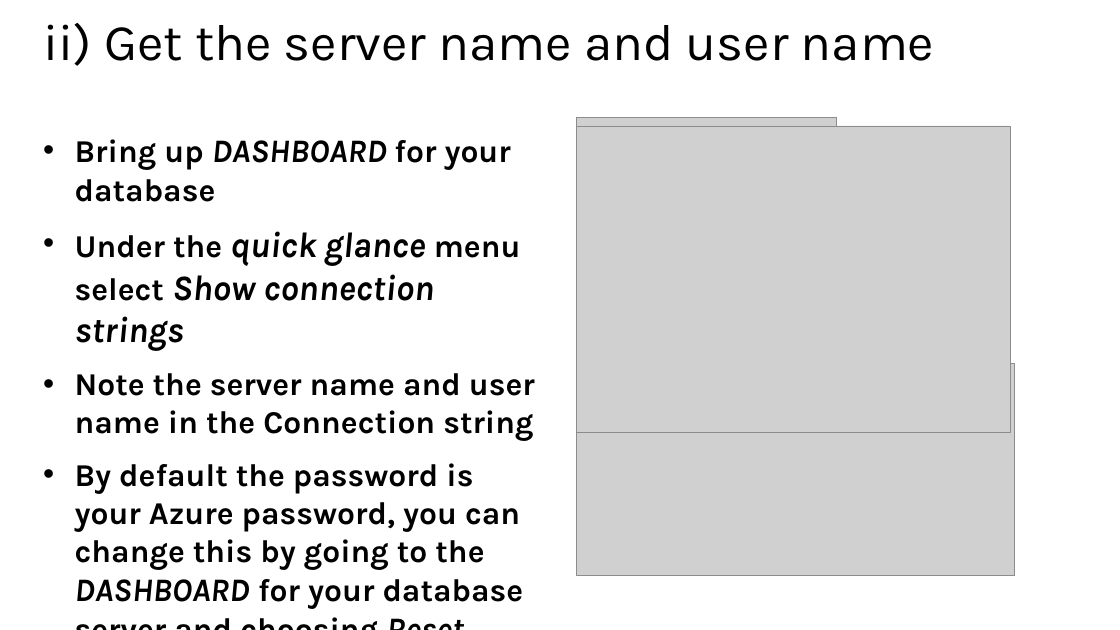
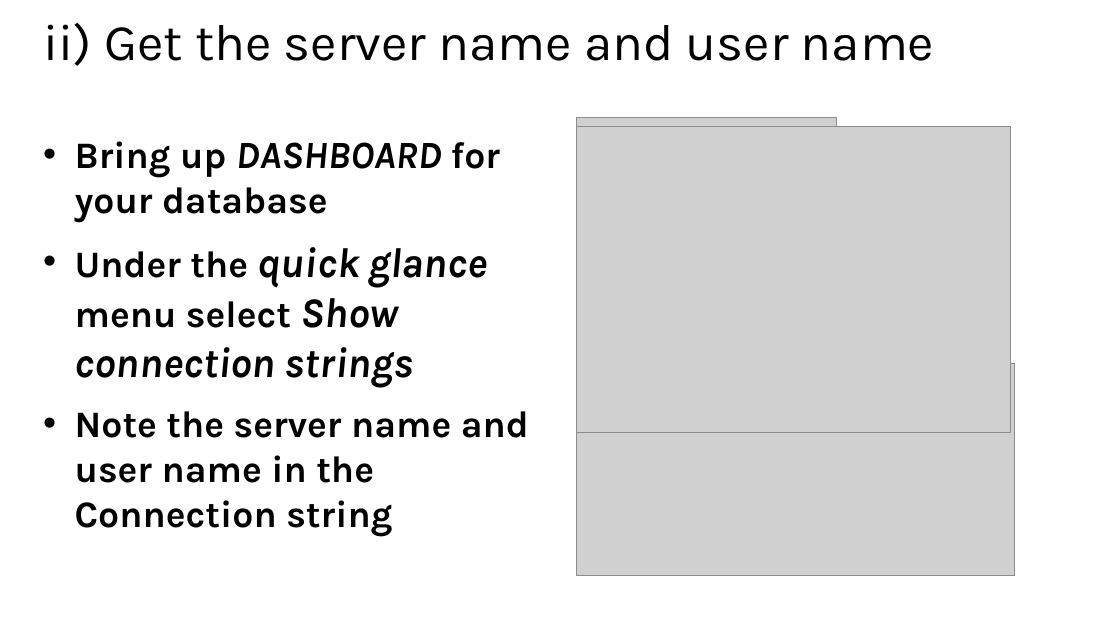
Before and after one commit to mkscala/AdvancedFlask, a slide deck: slide 37 of Slides/Module 3 - Introduction to Databases.pptx. Drawn at 1120x630 pixels with LibreOffice and Linux fonts; fonts in the diff are those of the drawing; grey boxes stand for pictures. Boxes give left, top, right and bottom in pixels: in the first picture for what was removed or moved away, otherwise in the second. Text is boxed around its words. In the diff, an @@ line names an element or a change of style, - is before the commit and + after.

Commit message:
Added server password reset

```diff
--- a/Slides/Module 3 - Introduction to Databases.pptx
+++ b/Slides/Module 3 - Introduction to Databases.pptx
@@ text "Bring up DASHBOARD for your ..." at [75, 141, 529, 537]: size 27.2 to 32 pt in "Bring up for your database", "Under the menu select", "Note the server name and user name ..."; size 28.1 to 33 pt in "DASHBOARD"; size 30.6 to 36 pt in "quick glance Show connection strings" @@
@@ text at [75, 463, 524, 609]: paragraph removed @@
-• By default the password is your Azure password, you can change this by going to the DASHBOARD for your database server and choosing Reset Administrator Password
```
Also in this commit, not shown: 9 other slides changed, 1 slide added.
